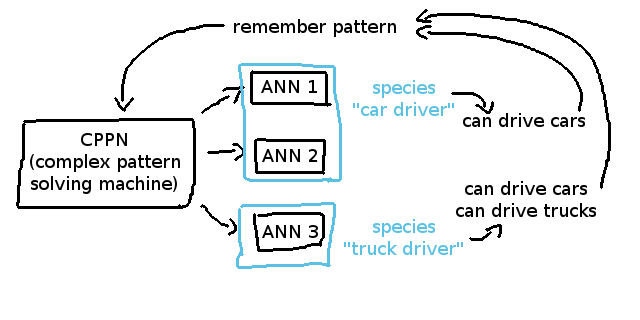
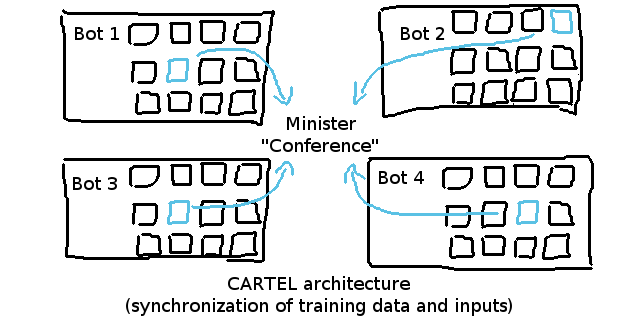
Layer changes from the first w=640, h=320 image to the second:
added layer "cartel-hyperneat" above "hyperneat-geometry" over [60, 4, 594, 316]
hid "hyperneat", moved it above "neat-agents" over [16, 9, 611, 269]
